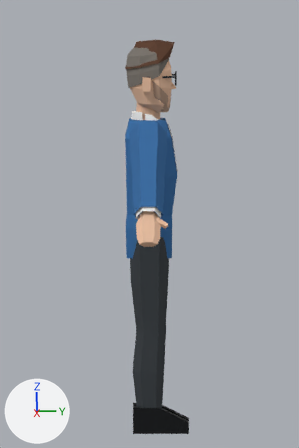
One commit to the Blender file characters/glasses_ceo/glasses_ceo.blend: the scene before it, then after it.
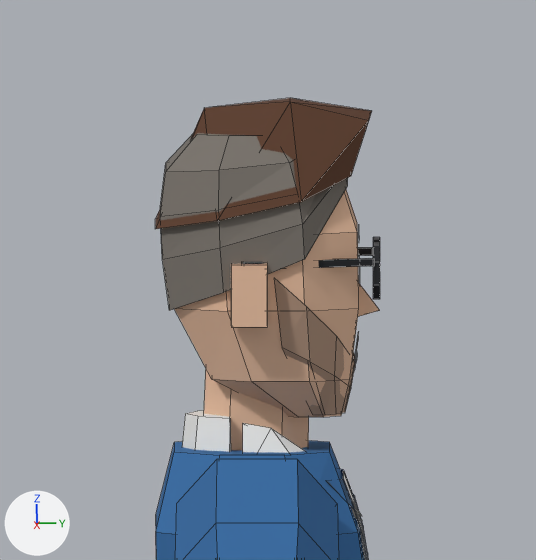
There are two pictures of each version: one from the file's camera 'Cam', one close up on the part from 30% to 71% of the width and 4% to 32% of the height. The lights are fixed; the arrows at lower left show +X, +Y and +Z. The last two pictures show the newer version. The close-ups show mesh edges as thin lines.

The older version as bpy lines, for what is in view:
```python
me_glasses_ceo = bpy.data.meshes.new('glasses_ceo')
me_glasses_ceo.from_pydata(...)  # 752 vertices, 566 faces; spans x -0.65..0.65, y -0.11..0.18, z 0.0..1.79
me_glasses_ceo.materials.append(mat_m_characterpalette)  # picture img_palette_png
# before: 558 (-0.07, 0.09, 1.4) at pixel (343, 469), 559 (0.07, 0.09, 1.4) at pixel (343, 479)
ob_glasses_ceo = bpy.data.objects.new('glasses_ceo', me_glasses_ceo)
ob_glasses_ceo.location = (0.0, 0.0, 0.0)
```
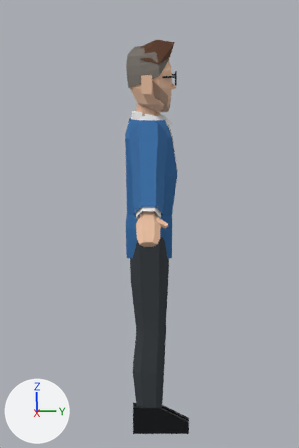
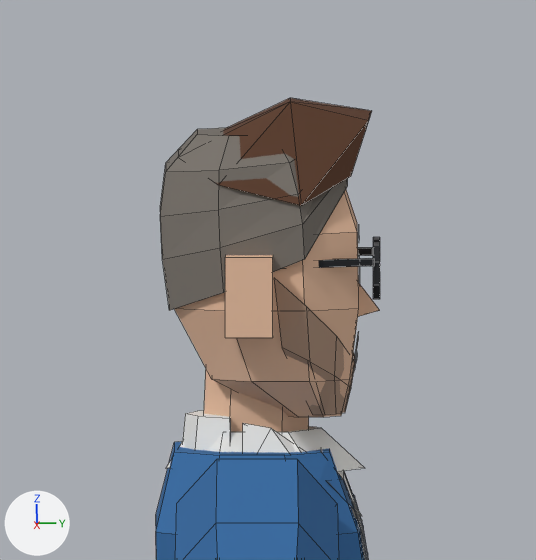
Pixel boxes (x1, y1, x2, y2) of what changed, in the close-ups (536 x 560 px; the box of a moved part takes in the faces that stretch with it):
'glasses_ceo', reshaped: before (155, 98, 380, 560); after (156, 98, 380, 560)
part 1 of me_glasses_ceo, moved or reshaped: before (231, 264, 267, 327); after (225, 255, 273, 338)
part 2 of me_glasses_ceo, moved or reshaped: before (155, 98, 301, 229); after (215, 98, 301, 206)
part 3 of me_glasses_ceo, added: after (166, 426, 365, 479)

Patch to the scene script:
```diff
--- a/characters/glasses_ceo/glasses_ceo.blend.py
+++ b/characters/glasses_ceo/glasses_ceo.blend.py
@@ me_glasses_ceo @@
 # used by ob_glasses_ceo; location = (0.0, 0.0, 0.0)
 # verts and faces of me_glasses_ceo; kept vertices keep their numbers, new ones are numbered from 752
-me_glasses_ceo.from_pydata(...)  # 752 vertices, 566 faces; spans x -0.65..0.65, y -0.11..0.18, z 0.0..1.79
+me_glasses_ceo.from_pydata(...)  # 765 vertices, 571 faces; spans x -0.65..0.65, y -0.11..0.18, z 0.0..1.79
+# me_glasses_ceo part 1: the loose piece of 8 vertices spanning x 0.11..0.14, y -0.03..0.01, z 1.57..1.63 is moved by (0.01, 0.0, 0.0)
+# me_glasses_ceo part 2
+# 5 vertices are removed from x -0.12..0.12, y -0.11..-0.05, z 1.66..1.78
+# 10 faces are deleted
+# 4 vertices are added at (-0.11, -0.05, 1.71), (0.11, -0.05, 1.71), (-0.05, -0.09, 1.74), (0.05, -0.09, 1.74)
+# 8 new faces join them
+# me_glasses_ceo part 3
+verts[756] = (-0.09, 0.06, 1.43)
+verts[757] = (0.09, 0.06, 1.43)  # pixel (320, 451)
+verts[758] = (0.09, 0.06, 1.41)
+verts[759] = (0.0, 0.11, 1.41)  # pixel (365, 468)
+verts[760] = (-0.09, 0.06, 1.41)
+verts[761] = (-0.09, -0.05, 1.41)
+verts[762] = (0.0, -0.1, 1.41)  # pixel (165, 468)
+verts[763] = (0.09, -0.05, 1.41)
+verts[764] = (0.06, 0.03, 1.45)  # pixel (288, 432)
+verts[765] = (0.0, 0.06, 1.45)  # pixel (321, 427)
+verts[766] = (-0.06, 0.03, 1.45)
+verts[767] = (-0.06, -0.04, 1.45)
+verts[768] = (0.0, -0.07, 1.45)
+verts[769] = (0.06, -0.04, 1.45)  # pixel (223, 432)
+faces += [(558, 756, 757, 559), (758, 759, 765, 764), (759, 760, 766, 765), (760, 761, 767, 766), (761, 762, 768, 767), (762, 763, 769, 768)]
+faces += [(758, 764, 769, 763)]
+# other edits to the shape of me_glasses_ceo do not show in these pictures
 me_glasses_ceo.materials.append(mat_m_characterpalette)
```
